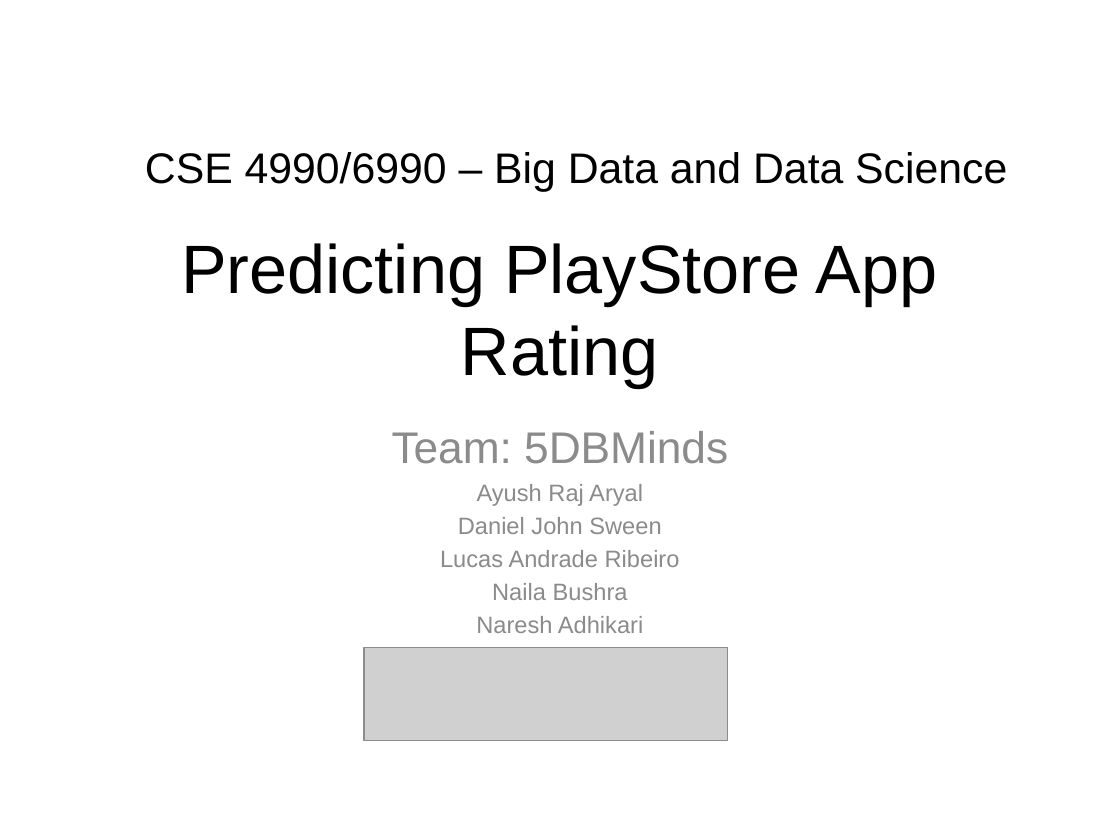
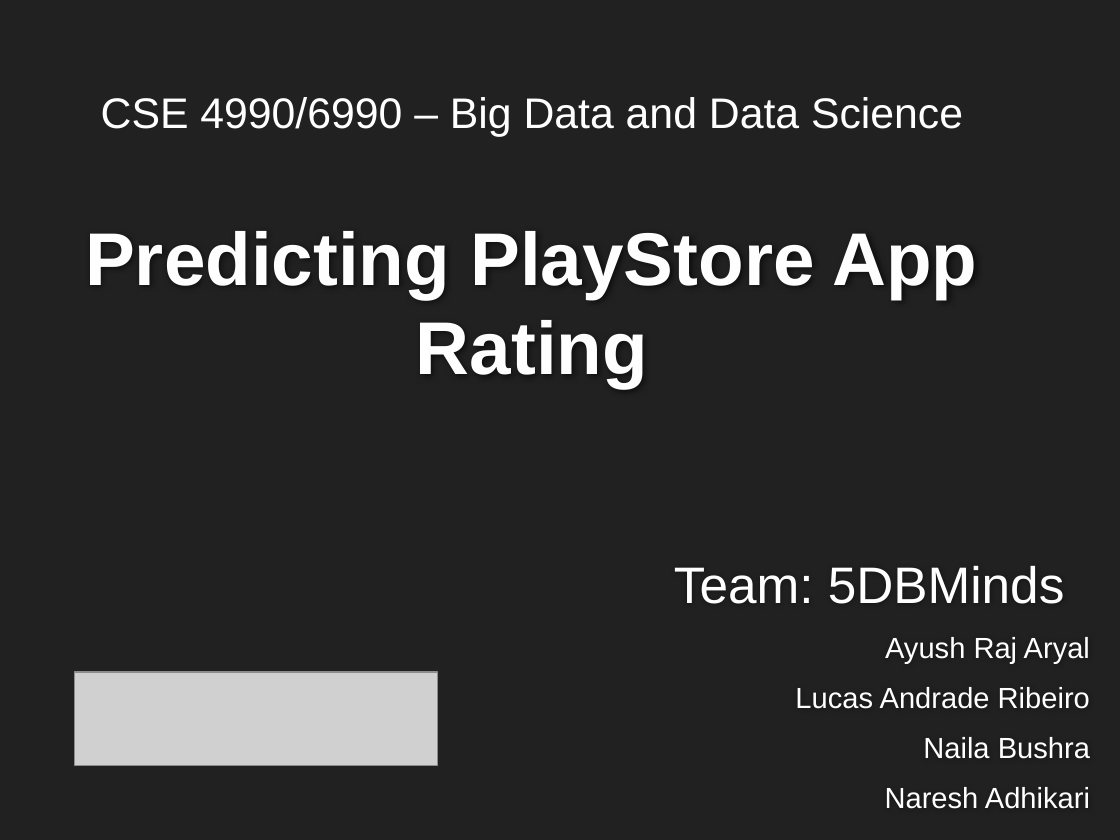
Before and after one commit to ayusharyal1/5DBMinds, a slide deck: slide 1 of project_presentation/Final - Dec 9.pptx. Drawn at 1120x840 pixels with LibreOffice and Linux fonts; fonts in the diff are those of the drawing; grey boxes stand for pictures; background and template pictures are left out. Boxes give left, top, right and bottom in pixels: in the first picture for what was removed or moved away, otherwise in the second. Text is boxed around its words. In the diff, an @@ line names an element or a change of style, - is before the commit and + after.

```diff
--- a/project_presentation/Final - Dec 9.pptx
+++ b/project_presentation/Final - Dec 9.pptx
@@ background #FFFFFF to #212121 @@
@@ text "CSE 4990/6990 – Big Data ...": place and size @@
-text "CSE 4990/6990 – Big Data ..." at (145,152,1007,192)
+text "CSE 4990/6990 – Big Data ..." at (101,97,963,137)
@@ text "CSE 4990/6990 – Big Data ..." at (101,97,963,137): text colour #000000 to #FFFFFF @@
@@ title "Predicting PlayStore App Rating": place and size @@
-title "Predicting PlayStore App Rating" at (181,243,938,388)
+title "Predicting PlayStore App Rating" at (85,231,978,388)
@@ title "Predicting PlayStore App Rating" at (85,231,978,388): size 44 to 48 pt, text colour #000000 to #FEFEFE, bold on; vertical alignment middle to bottom @@
@@ subtitle at (458,517,661,534): paragraph removed @@
-Daniel John Sween
@@ subtitle "Team: 5DBMinds": place and size @@
-subtitle "Team: 5DBMinds" at (392,431,728,633)
+subtitle "Team: 5DBMinds" at (674,565,1090,809)
@@ subtitle "Team: 5DBMinds" at (674,565,1090,809): size 28.5 to 33 pt in "Team: 5DBMinds"; text colour #8C8C8C to #FFFFFF; size 15.2 to 18.7 pt in "Ayush Raj Aryal", "Lucas Andrade Ribeiro", "Naila Bushra", "Naresh Adhikari"; alignment centre to left; more space between paragraphs; alignment centre to right @@
@@ picture: place and size @@
-picture at (364,647,727,740)
+picture at (75,672,438,765)
```
Also in this commit, not shown: 26 other slides changed, 1 slide added, 2 slides removed, 9 other files.
